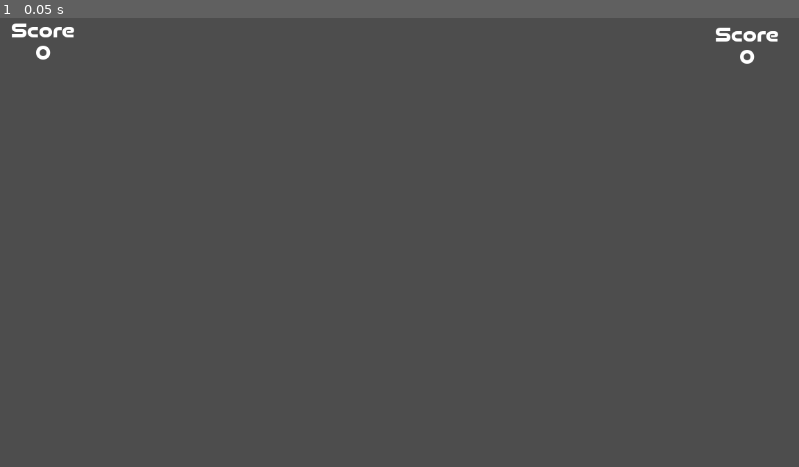
Above: before the commit, frame 1.
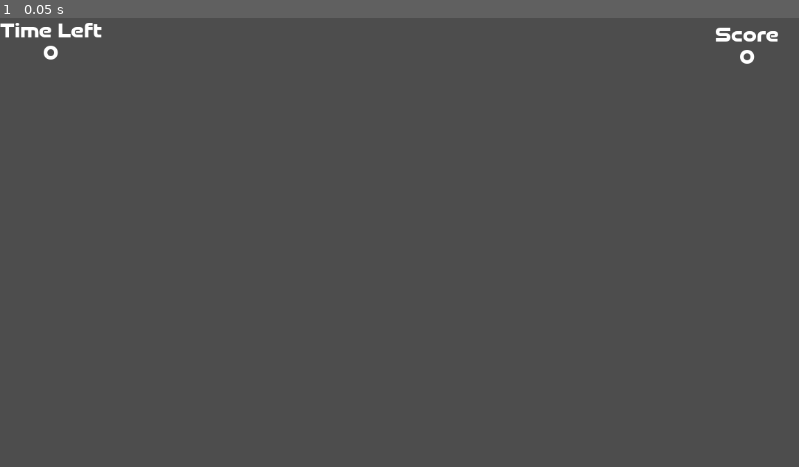
Above: after the commit, the same moment.

Repository: cjpugs/GMTK-Jam-25
Game: Godot game, scene res://scenes/user-interface/game_ui.tscn
The game is run twice, just before and just after one commit, with the same random seed, the same clock (stepped at 60 frames per second) and the same inputs. The project has no main scene, so this scene is started directly.
Inputs:
- Up to frame 1 (0.05 s): no input

The runs differ from the first frame. In frame 1, 0.3% of the frame differs, in the area x 0-13%, y 1-10%.
Error after the commit: Invalid operands 'float' and 'int' in operator '%'. (res://scenes/user-interface/game_ui.gd:27)

Commit message:
timer and global score

Diff:
--- a/globals/Globals.gd
+++ b/globals/Globals.gd
@@ -2,4 +2,7 @@
 
 signal stat_change()
 
-var score : int = 0
+var score : int = 0:
+	set(val):
+		score = val
+		stat_change.emit()
--- a/scenes/user-interface/game_ui.gd
+++ b/scenes/user-interface/game_ui.gd
@@ -1,6 +1,10 @@
 extends CanvasLayer
 
 @onready var score_amount_label : Label = $Score/VBoxContainer/ScoreAmount
+@onready var timer_label : Label = $TimerUI/VBoxContainer/TimeAmount
+
+@onready var countdown_timer : Timer = $Countdown
+
 
 # Called when the node enters the scene tree for the first time.
 func _ready() -> void:
@@ -9,7 +13,21 @@
 
 # Called every frame. 'delta' is the elapsed time since the previous frame.
 func _process(delta: float) -> void:
-	pass
+	update_timer()
+
+
 
 func update_stats():
-	score_amount_label.text = str(20)
+	score_amount_label.text = str(Globals.score)
+
+func update_timer():
+	var time_left = countdown_timer.time_left
+	if time_left > 0:
+		var minute = floor(time_left / 60)
+		var second = time_left % 60
+		timer_label.text = "%02d:%02d" % [minute, second]
+
+
+func _on_countdown_timeout() -> void:
+	#trigger game over
+	print("Timer ran out! Game over")
--- a/scenes/user-interface/game_ui.tscn
+++ b/scenes/user-interface/game_ui.tscn
@@ -10,7 +10,7 @@
 [node name="GameUI" type="CanvasLayer"]
 script = ExtResource("1_727f8")
 
-[node name="Score" type="Control" parent="."]
+[node name="ScoreUI" type="Control" parent="."]
 layout_mode = 3
 anchor_left = 0.99
 anchor_top = 0.01
@@ -18,7 +18,7 @@
 anchor_bottom = 0.01
 grow_horizontal = 0
 
-[node name="VBoxContainer" type="VBoxContainer" parent="Score"]
+[node name="VBoxContainer" type="VBoxContainer" parent="ScoreUI"]
 layout_mode = 1
 anchors_preset = 1
 anchor_left = 1.0
@@ -28,36 +28,43 @@
 grow_horizontal = 0
 theme_override_constants/separation = -5
 
-[node name="ScoreLabel" type="Label" parent="Score/VBoxContainer"]
+[node name="ScoreLabel" type="Label" parent="ScoreUI/VBoxContainer"]
 layout_mode = 2
 text = "Score"
 label_settings = SubResource("LabelSettings_727f8")
 horizontal_alignment = 1
 
-[node name="ScoreAmount" type="Label" parent="Score/VBoxContainer"]
+[node name="ScoreAmount" type="Label" parent="ScoreUI/VBoxContainer"]
 layout_mode = 2
 text = "0"
 label_settings = SubResource("LabelSettings_727f8")
 horizontal_alignment = 1
 
-[node name="Timer" type="Control" parent="."]
+[node name="TimerUI" type="Control" parent="."]
 layout_mode = 3
 anchors_preset = 0
 
-[node name="VBoxContainer" type="VBoxContainer" parent="Timer"]
+[node name="VBoxContainer" type="VBoxContainer" parent="TimerUI"]
 layout_mode = 1
 offset_right = 125.0
 offset_bottom = 80.0
 theme_override_constants/separation = -5
 
-[node name="ScoreLabel" type="Label" parent="Timer/VBoxContainer"]
+[node name="TimerLabel" type="Label" parent="TimerUI/VBoxContainer"]
 layout_mode = 2
-text = "Score"
+text = "Time Left"
 label_settings = SubResource("LabelSettings_727f8")
 horizontal_alignment = 1
 
-[node name="ScoreAmount" type="Label" parent="Timer/VBoxContainer"]
+[node name="TimeAmount" type="Label" parent="TimerUI/VBoxContainer"]
 layout_mode = 2
 text = "0"
 label_settings = SubResource("LabelSettings_727f8")
 horizontal_alignment = 1
+
+[node name="Countdown" type="Timer" parent="."]
+wait_time = 120.0
+one_shot = true
+autostart = true
+
+[connection signal="timeout" from="Countdown" to="." method="_on_countdown_timeout"]
